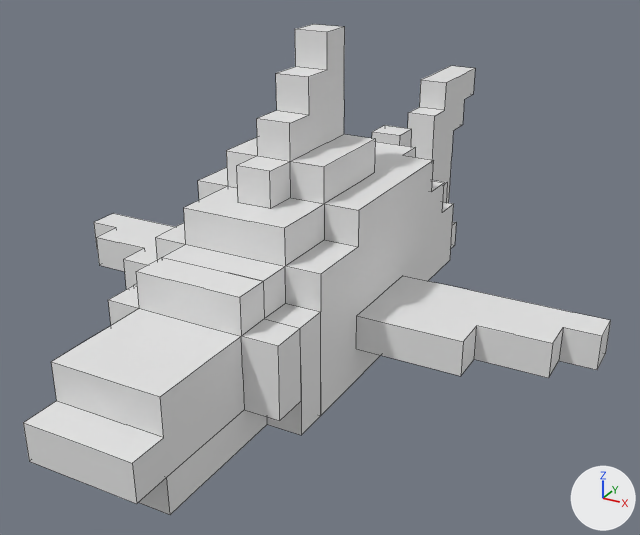
Renders of the Blender file blender/shark/Shark.blend from each side of a commit.
Rendered twice from a camera (50 mm lens) standing at (2.67, -3.61, 2.54) and looking at (0.34, 0.63, 0.42). The axes (+X, +Y, +Z) are drawn at lower right. The lights are the same throughout. Mesh edges are drawn as thin lines.

The older version as bpy lines, for what is in view:
```python
ob_back_fin = bpy.data.objects.new('back_fin', me_back_fin)
ob_back_fin.parent = ob_lower_back
ob_back_fin.location = (1.5, 10.0, 2.0)
ob_back_fin.rotation_euler = (1.571, 0.0, 0.0)  # degrees (90, 0, 0)
ob_body = bpy.data.objects.new('body', me_body)
ob_body.parent = ob_shark
ob_body.location = (0.0, 0.0, 0.0)
ob_left_fin = bpy.data.objects.new('left_fin', me_left_fin)
ob_left_fin.parent = ob_body
ob_left_fin.location = (4.0, 2.5, 1.5)
ob_left_fin.rotation_euler = (1.571, 0.0, 0.0)  # degrees (90, 0, 0)
ob_lower_back = bpy.data.objects.new('lower_back', me_lower_back)
ob_lower_back.parent = ob_body
ob_lower_back.location = (1.5, 8.0, 2.5)
ob_lower_back.rotation_euler = (1.571, 0.0, 0.0)  # degrees (90, 0, 0)
ob_mouth_bottom = bpy.data.objects.new('mouth_bottom', me_mouth_bottom)
ob_mouth_bottom.parent = ob_neck
ob_mouth_bottom.location = (1.5, -2.0, 1.0)
ob_mouth_bottom.rotation_euler = (1.571, 0.0, 0.0)  # degrees (90, 0, 0)
ob_mouth_upper = bpy.data.objects.new('mouth_upper', me_mouth_upper)
ob_mouth_upper.parent = ob_neck
ob_mouth_upper.location = (1.5, -2.0, 1.0)
ob_mouth_upper.rotation_euler = (1.571, 0.0, 0.0)  # degrees (90, 0, 0)
ob_neck = bpy.data.objects.new('neck', me_neck)
ob_neck.parent = ob_body
ob_neck.location = (1.5, -1.0, 2.0)
ob_neck.rotation_euler = (1.571, 0.0, 0.0)  # degrees (90, 0, 0)
ob_right_fin = bpy.data.objects.new('right_fin', me_right_fin)
ob_right_fin.parent = ob_body
ob_right_fin.location = (-1.0, 2.5, 1.5)
ob_right_fin.rotation_euler = (1.571, 0.0, 0.0)  # degrees (90, 0, 0)
ob_upper_fin = bpy.data.objects.new('upper_fin', me_upper_fin)
ob_upper_fin.parent = ob_body
ob_upper_fin.location = (1.5, 2.5, 5.0)
ob_upper_fin.rotation_euler = (1.571, 0.0, 0.0)  # degrees (90, 0, 0)
```
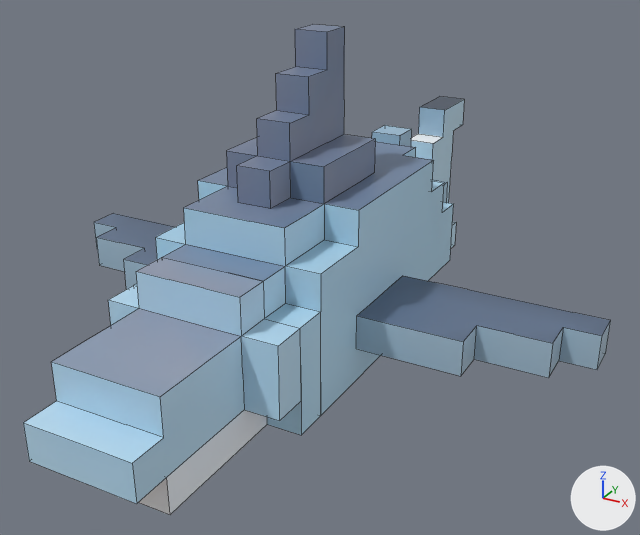
Where the change shows, as pixel boxes (x1, y1, x2, y2) in the pictures (640 x 535 px):
'mouth_upper', recoloured, surface changed (white to blue): (23, 257, 301, 504) in both
'body', recoloured, surface changed (grey to blue): (155, 141, 454, 415) in both
'left_fin', recoloured, surface changed (white to blue): (356, 276, 611, 378) in both
'upper_fin', recoloured, surface changed (grey to blue): (226, 24, 375, 209) in both
'neck', recoloured, surface changed (white to blue): (135, 244, 321, 435) in both
'back_fin', reshaped: before (408, 66, 475, 248); after (411, 96, 464, 248)
'mouth_bottom', recoloured: (138, 410, 267, 514) in both
'right_fin', recoloured, surface changed (white to blue): (94, 213, 174, 289) in both
'lower_back', recoloured (white to blue): (372, 125, 447, 202) in both

The change, as a list of edits to the scene's bpy script:
```text
Change me_back_fin:
    used by ob_back_fin; parent = ob_lower_back; location = (1.5, 10.0, 2.0); rotation_euler = (1.571, 0.0, 0.0), in degrees (90, 0, 0)
    remove me_back_fin.from_pydata(...)  # 52 vertices, 20 faces; spans x -0.5..0.5, y -3.0..4.0, z -5.0..0.0
    add me_back_fin.from_pydata(...)  # 44 vertices, 18 faces; spans x -0.5..0.5, y -3.0..3.0, z -4.0..0.0
    me_back_fin part 1
    11 vertices are removed from x -0.5..0.5, y 3.0..4.0, z -5.0..-1.0
    8 faces are deleted
    1 vertex moves from x -0.5, y 3.0, z -1.0 to x -0.5, y 2.0, z -2.0
    3 vertices are added at (0.5, 2.0, -2.0), (-0.5, 3.0, -2.0), (0.5, 3.0, -2.0)
    6 new faces join them
    add me_back_fin.materials.append(mat_material)  # picture img_shark_texture_png
Change me_body:
    where me_body.from_pydata(...)  # 112 vertices, 32 faces; spans x -1.0..4.0, y 0.0..5.0, z -8.0..1.0
    used by ob_body; parent = ob_shark; location = (0.0, 0.0, 0.0)
    me_body part 2: texture (UV) coordinates of 32 of 32 faces, centred in x -1.0..4.0, y 0.0..5.0, z -8.0..1.0, changed; they spanned u 0.98..1.0, v 0.0..0.02 and now span u 0.51..0.85, v 0.19..0.78
    add me_body.materials.append(mat_material)  # picture img_shark_texture_png
Change me_left_fin:
    where me_left_fin.from_pydata(...)  # 36 vertices, 10 faces; spans x 0.0..6.0, y -0.5..0.5, z -1.5..1.5
    used by ob_left_fin; parent = ob_body; location = (4.0, 2.5, 1.5); rotation_euler = (1.571, 0.0, 0.0), in degrees (90, 0, 0)
    me_left_fin part 3: texture (UV) coordinates of 10 of 10 faces, centred in x 0.0..6.0, y -0.5..0.5, z -1.5..1.5, changed; they spanned u 0.15..0.17, v 0.0..0.02 and now span u 0.89..0.93, v 0.11..0.42
    add me_left_fin.materials.append(mat_material)  # picture img_shark_texture_png
Change me_lower_back:
    where me_lower_back.from_pydata(...)  # 40 vertices, 16 faces; spans x -1.5..1.5, y -1.5..2.5, z -2.0..0.0
    add me_lower_back.materials.append(mat_material)  # picture img_shark_texture_png
Change me_mouth_bottom:
    where me_mouth_bottom.from_pydata(...)  # 28 vertices, 5 faces; spans x -1.5..1.5, y -1.0..0.0, z 0.0..4.0
    add me_mouth_bottom.materials.append(mat_material)  # picture img_shark_texture_png
Change me_mouth_upper:
    where me_mouth_upper.from_pydata(...)  # 60 vertices, 17 faces; spans x -2.5..2.5, y 0.0..3.0, z 0.0..5.0
    used by ob_mouth_upper; parent = ob_neck; location = (1.5, -2.0, 1.0); rotation_euler = (1.571, 0.0, 0.0), in degrees (90, 0, 0)
    me_mouth_upper part 4: texture (UV) coordinates of 17 of 17 faces, centred in x -2.5..2.5, y 0.0..3.0, z 0.5..5.0, changed; they spanned u 0.42..0.44, v 0.0..0.02 and now span u 0.46..0.95, v 0.16..0.57
    add me_mouth_upper.materials.append(mat_material)  # picture img_shark_texture_png
Change me_neck:
    where me_neck.from_pydata(...)  # 36 vertices, 9 faces; spans x -2.5..2.5, y -2.0..2.0, z 0.0..1.0
    used by ob_neck; parent = ob_body; location = (1.5, -1.0, 2.0); rotation_euler = (1.571, 0.0, 0.0), in degrees (90, 0, 0)
    me_neck part 5: texture (UV) coordinates of 9 of 9 faces, centred in x -2.5..2.5, y -2.0..2.0, z 0.5..1.0, changed; they spanned u 0.08..0.1, v 0.0..0.02 and now span u 0.51..0.85, v 0.21..0.8
    add me_neck.materials.append(mat_material)  # picture img_shark_texture_png
Change me_right_fin:
    where me_right_fin.from_pydata(...)  # 36 vertices, 10 faces; spans x -6.0..0.0, y -0.5..0.5, z -1.5..1.5
    used by ob_right_fin; parent = ob_body; location = (-1.0, 2.5, 1.5); rotation_euler = (1.571, 0.0, 0.0), in degrees (90, 0, 0)
    me_right_fin part 6: texture (UV) coordinates of 10 of 10 faces, centred in x -6.0..0.0, y -0.5..0.5, z -1.5..1.5, changed; they spanned u 0.15..0.17, v 0.0..0.02 and now span u 0.89..0.93, v 0.11..0.42
    add me_right_fin.materials.append(mat_material)  # picture img_shark_texture_png
Change me_upper_fin:
    where me_upper_fin.from_pydata(...)  # 48 vertices, 19 faces; spans x -1.5..1.5, y 0.0..4.0, z -1.5..2.5
    used by ob_upper_fin; parent = ob_body; location = (1.5, 2.5, 5.0); rotation_euler = (1.571, 0.0, 0.0), in degrees (90, 0, 0)
    me_upper_fin part 7: texture (UV) coordinates of 19 of 19 faces, centred in x -1.5..1.5, y 0.5..4.0, z -1.5..2.5, changed; they spanned u 0.4..0.42, v 0.0..0.02 and now span u 0.8..0.85, v 0.16..0.22
    add me_upper_fin.materials.append(mat_material)  # picture img_shark_texture_png
```
